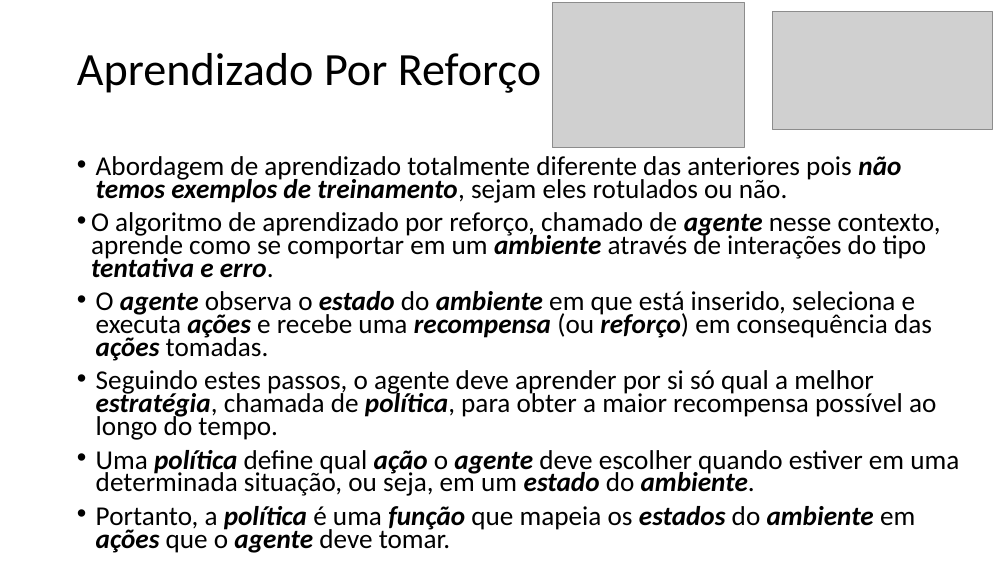
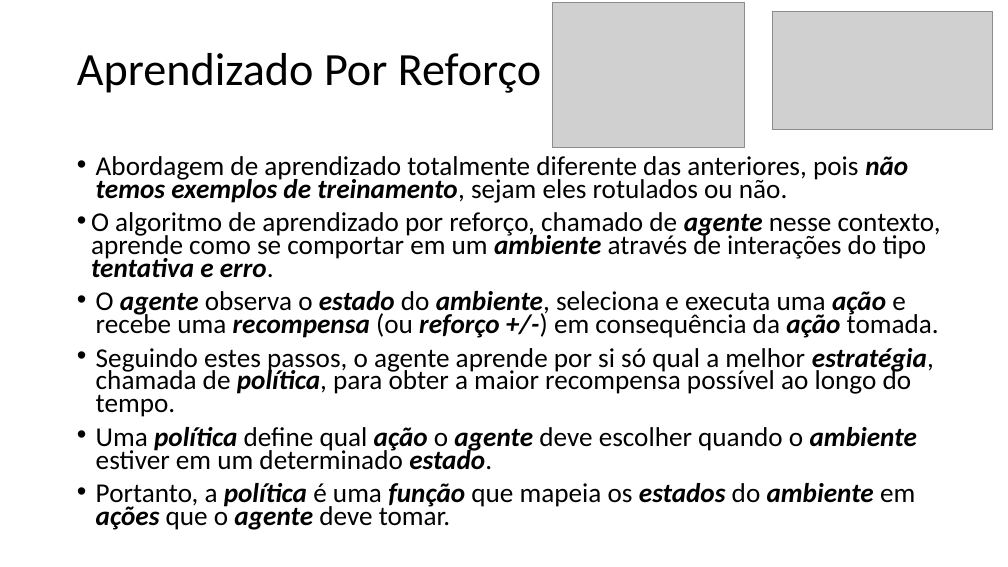
Before and after one commit to zz4fap/t319_aprendizado_de_maquina, a slide deck: slide 19 of slides/T319_Introdução.pptx. Drawn at 1008x567 pixels with LibreOffice and Linux fonts; fonts in the diff are those of the drawing; grey boxes stand for pictures. Boxes give left, top, right and bottom in pixels: in the first picture for what was removed or moved away, otherwise in the second. Text is boxed around its words. In the diff, an @@ line names an element or a change of style, - is before the commit and + after.

```diff
--- a/slides/T319_Introdução.pptx
+++ b/slides/T319_Introdução.pptx
@@ text at (x1=96, y1=156, x2=908, y2=203): text changed @@
-• Abordagem de aprendizado totalmente diferente das anteriores pois não temos exemplos de treinamento, sejam eles rotulados ou não.
+• Abordagem de aprendizado totalmente diferente das anteriores, pois não temos exemplos de treinamento, sejam eles rotulados ou não.
@@ text at (x1=96, y1=291, x2=939, y2=470): text changed @@
-• O agente observa o estado do ambiente em que está inserido, seleciona e executa ações e recebe uma recompensa (ou reforço) em consequência das ações tomadas.
-• Seguindo estes passos, o agente deve aprender por si só qual a melhor estratégia, chamada de política, para obter a maior recompensa possível ao longo do tempo.
-• Uma política define qual ação o agente deve escolher quando estiver em uma determinada situação, ou seja, em um estado do ambiente.
+• O agente observa o estado do ambiente, seleciona e executa uma ação e recebe uma recompensa (ou reforço +/-) em consequência da ação tomada.
+• Seguindo estes passos, o agente aprende por si só qual a melhor estratégia, chamada de política, para obter a maior recompensa possível ao longo do tempo.
+• Uma política define qual ação o agente deve escolher quando o ambiente estiver em um determinado estado.
```
Also in this commit, not shown: 17 other slides changed, 1 other file.
